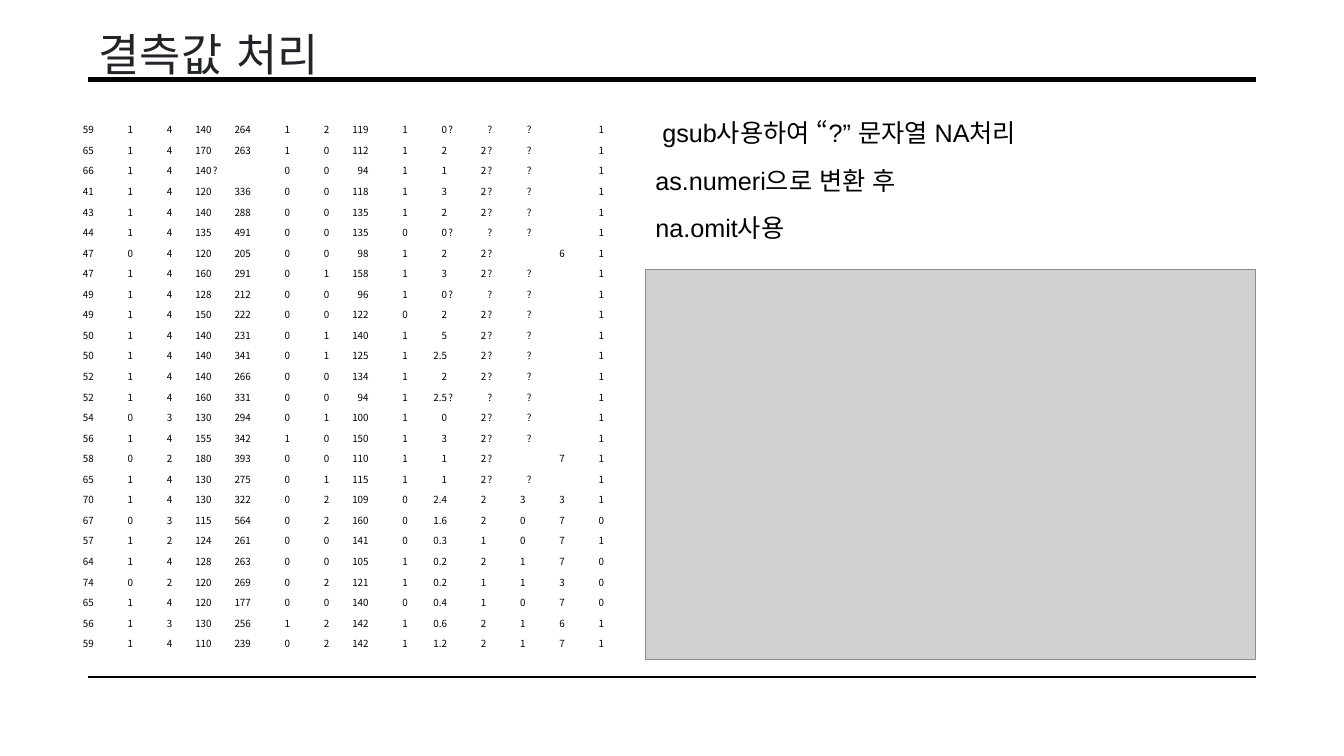
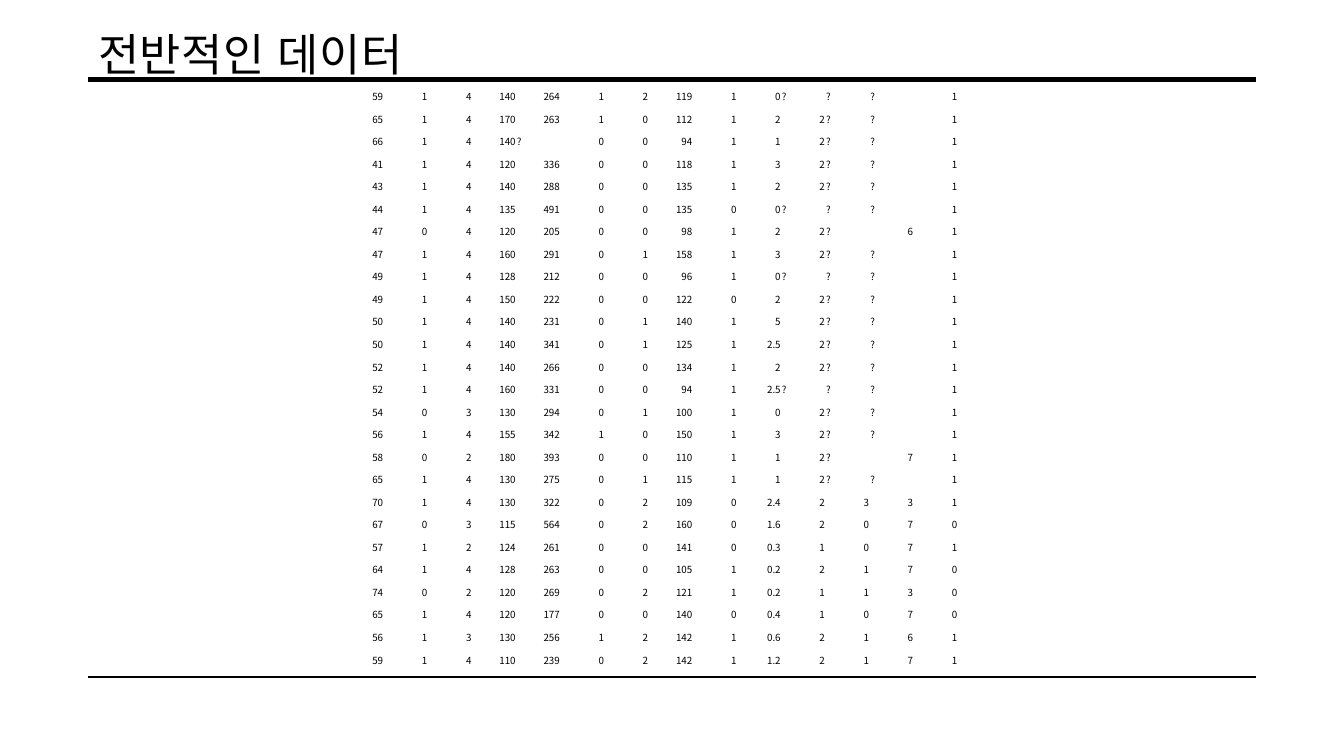
Before and after one commit to pillwood/Heart-Disease-Prediction, a slide deck: slide 4 of 201조 데이터 전처리.pptx (slide 7 before the commit). Drawn at 1344x756 pixels with LibreOffice and Linux fonts; fonts in the diff are those of the drawing; grey boxes stand for pictures. Boxes give left, top, right and bottom in pixels: in the first picture for what was removed or moved away, otherwise in the second. Text is boxed around its words. In the diff, an @@ line names an element or a change of style, - is before the commit and + after.

```diff
--- a/201조 데이터 전처리.pptx
+++ b/201조 데이터 전처리.pptx
@@ title at [98, 34, 403, 82]: text changed; text colour #212529 to #000000 @@
-결측값 처리
+전반적인 데이터
@@ table: place and size @@
-table at [55, 119, 606, 653]
+table at [340, 85, 961, 671]
@@ text removed at [655, 121, 1016, 239] @@
-gsub사용하여 “?” 문자열 NA처리
-as.numeri으로 변환 후
-na.omit사용
@@ picture removed at [645, 269, 1256, 659] @@
```
Also in this commit, not shown: 9 other slides changed, 6 slides removed.
